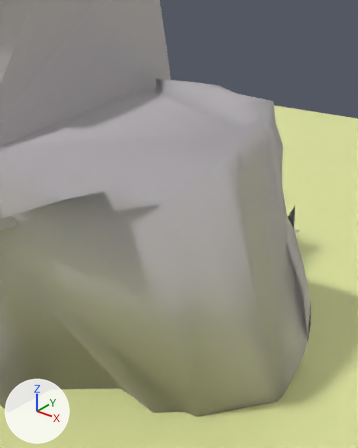
A saved change to the Blender file WIP Blender/WIP Levels/Jungle_Sample_Level.blend.
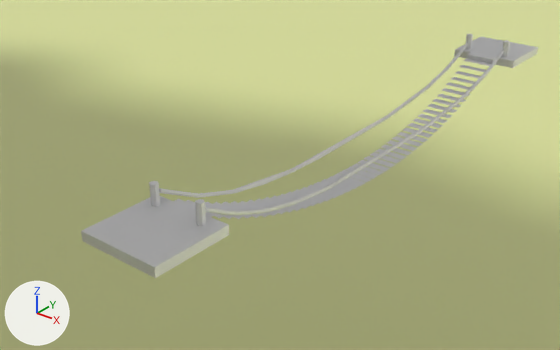
Each version is shown whole from a 50 mm camera at (26.6, -54.9, 31.3) aimed at (-10.5, -8.5, 2.5), then close up from a 50 mm camera at (4.5, -4.9, 3.4) aimed at (1.0, -0.5, 0.6). The lights are fixed; the arrows at lower left show +X, +Y and +Z. The first two pictures are the older version. Objects named as collision shapes, trigger or cutter boxes, shadow casters or lower levels of detail are left out.

Objects in the first close-up: 'Bridge Floor', 'Floor Mesh', 'Left Bridge Pole', 'Left Rope Path', 'Right Rope Patjh'.
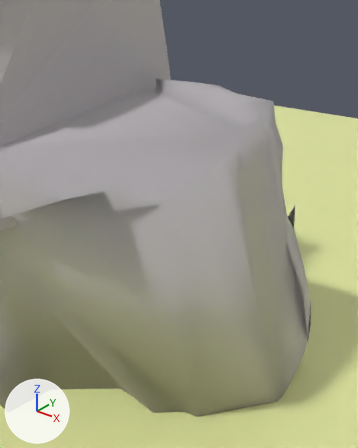
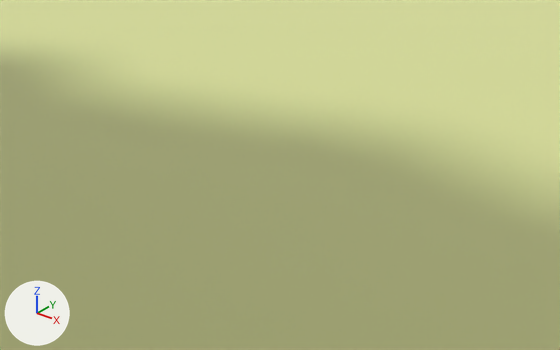
What the commit changed:
Object 'Right Rope Patjh' (ob_right_rope_patjh) is now hidden.
Object 'Left Rope Path' (ob_left_rope_path) is now hidden.
Object 'Left Bridge Pole' (ob_left_bridge_pole) is now hidden.
Object 'Bridge Floor' (ob_bridge_floor) is now hidden.

Boxes [x1, y1, x2, y2] around the edits, measured in the close-ups (560 x 350 px):
'Bridge Floor', hidden
    before: [81, 37, 538, 278]
'Left Rope Path', hidden
    before: [205, 50, 505, 216]
'Right Rope Patjh', hidden
    before: [159, 43, 469, 198]
'Left Bridge Pole', hidden
    before: [149, 34, 510, 226]
